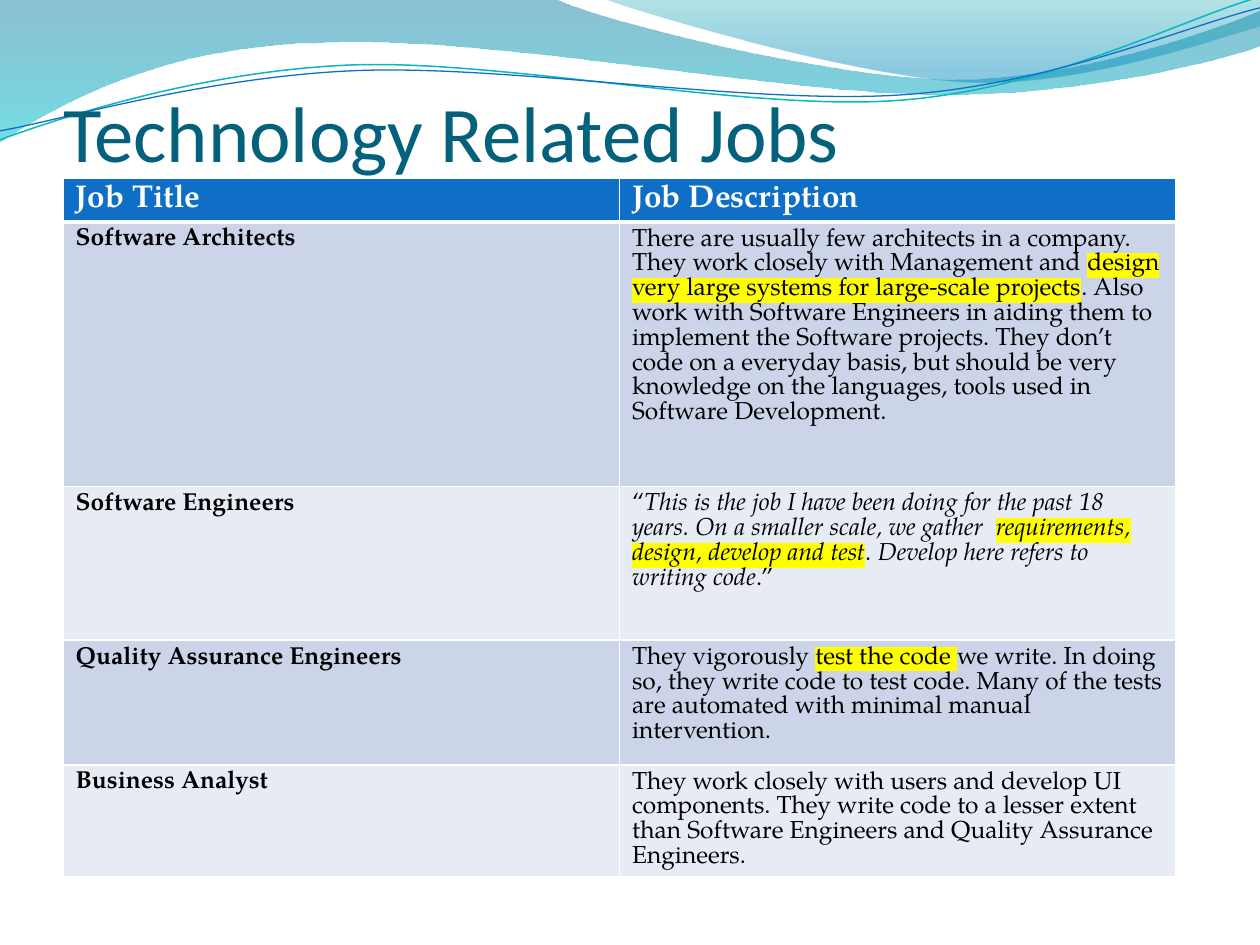
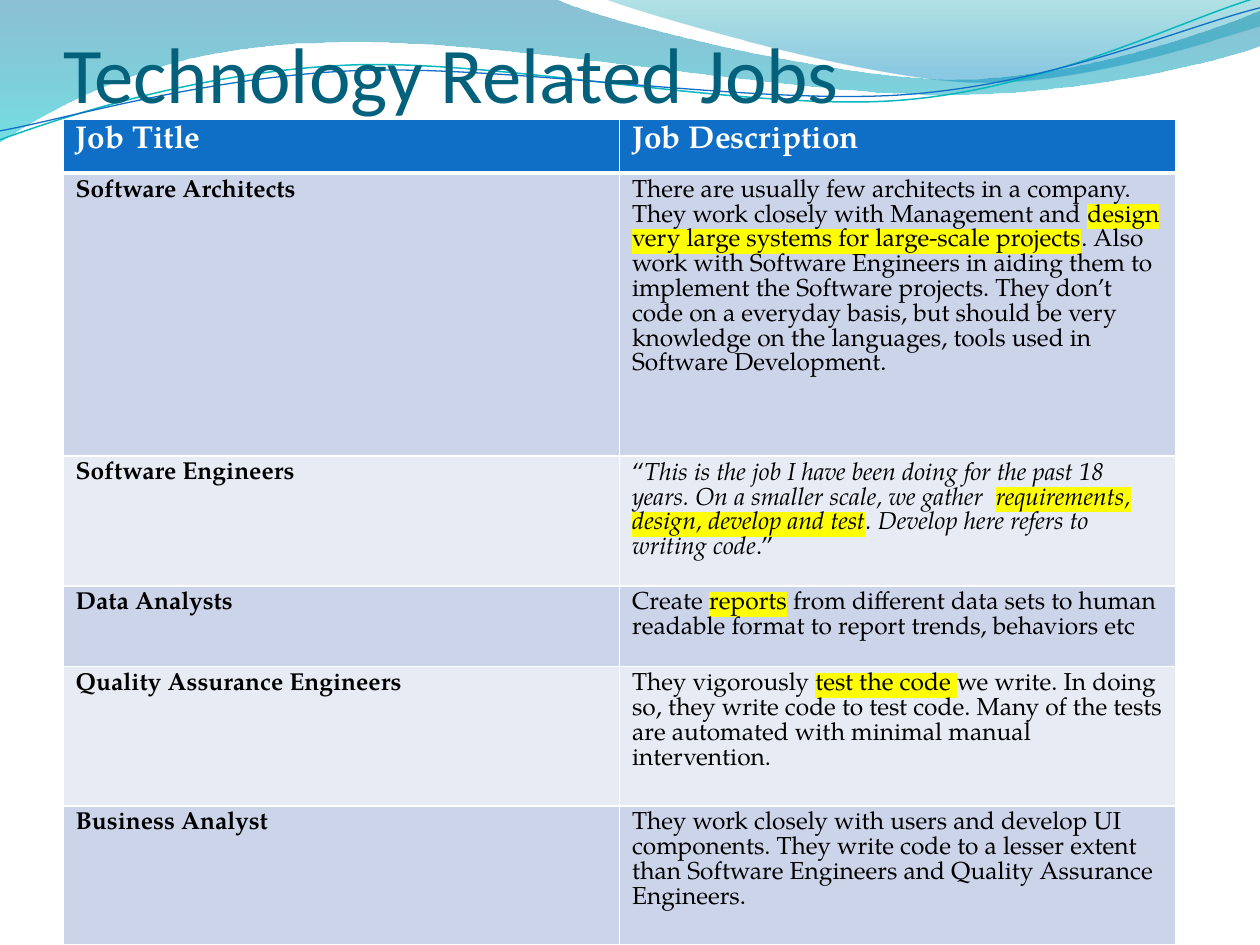
Before and after one commit to rkavitha/PresentationOnITIndustry, a slide deck: slide 8 of IT Industry.pptx. Drawn at 1260x945 pixels with LibreOffice and Linux fonts; fonts in the diff are those of the drawing; background and template pictures are left out. Boxes give left, top, right and bottom in pixels: in the first picture for what was removed or moved away, otherwise in the second. Text is boxed around its words. In the diff, an @@ line names an element or a change of style, - is before the commit and + after.

```diff
--- a/IT Industry.pptx
+++ b/IT Industry.pptx
@@ title "Technology Related Jobs": place and size @@
-title "Technology Related Jobs" at [63,97,838,181]
+title "Technology Related Jobs" at [63,38,838,122]
@@ table at [63,120,1177,945] @@
+row 4: Data Analysts | Create reports from different data sets to human readable format to report trends, behaviors etc
@@ table: place and size @@
-table at [63,179,1177,908]
+table at [63,120,1177,945]
```
Also in this commit, not shown: 3 other slides changed.
